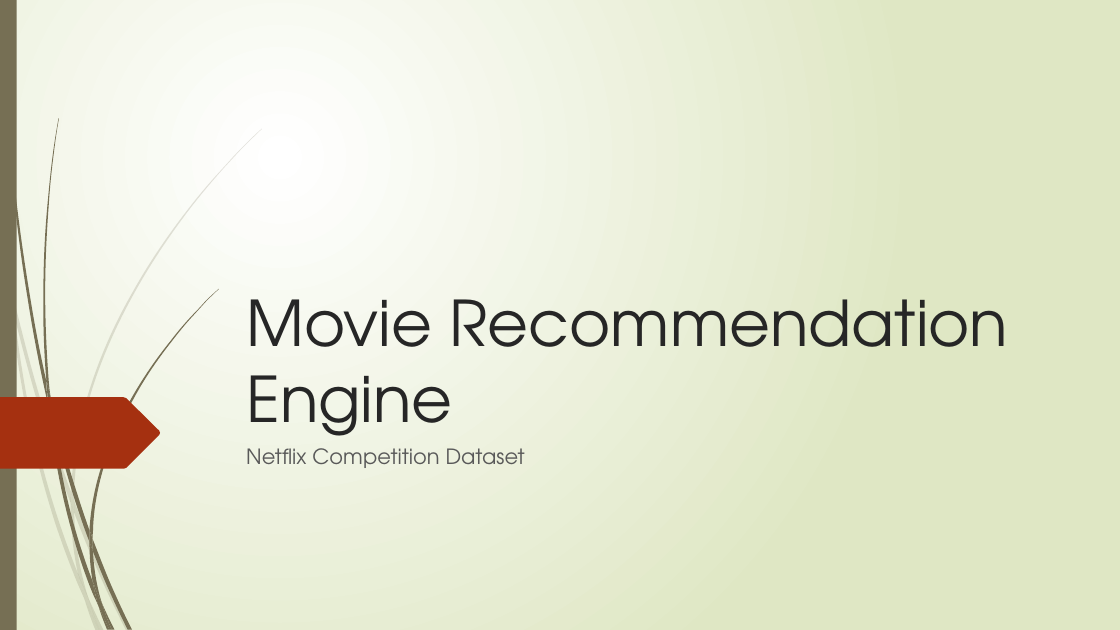
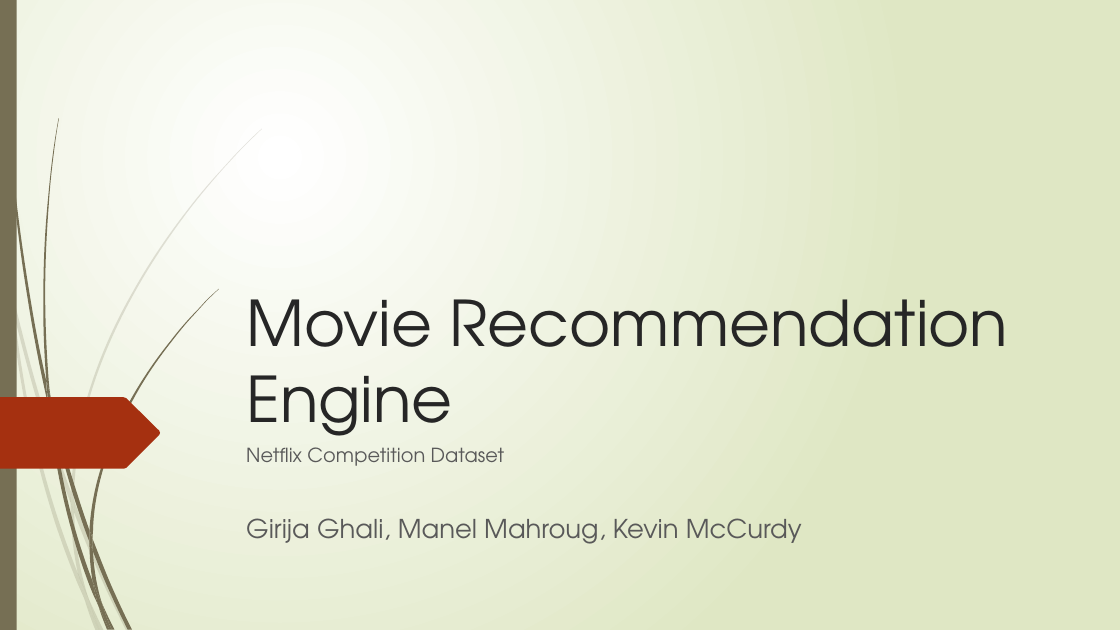
Before and after one commit to manelmahroug/netflix-movie-recommendation, a slide deck: slide 1 of Movie-Recommendation.pptx. Drawn at 1120x630 pixels with LibreOffice and Linux fonts; fonts in the diff are those of the drawing. Boxes give left, top, right and bottom in pixels: in the first picture for what was removed or moved away, otherwise in the second. Text is boxed around its words. In the diff, an @@ line names an element or a change of style, - is before the commit and + after.

```diff
--- a/Movie-Recommendation.pptx
+++ b/Movie-Recommendation.pptx
@@ subtitle at [246, 447, 504, 466]: size 18 to 16.6 pt in "Netflix Competition Dataset" @@
@@ subtitle at [246, 518, 802, 544]: paragraph added @@
+Girija Ghali, Manel Mahroug, Kevin McCurdy
```
Also in this commit, not shown: 1 slide added, 4 other files.
